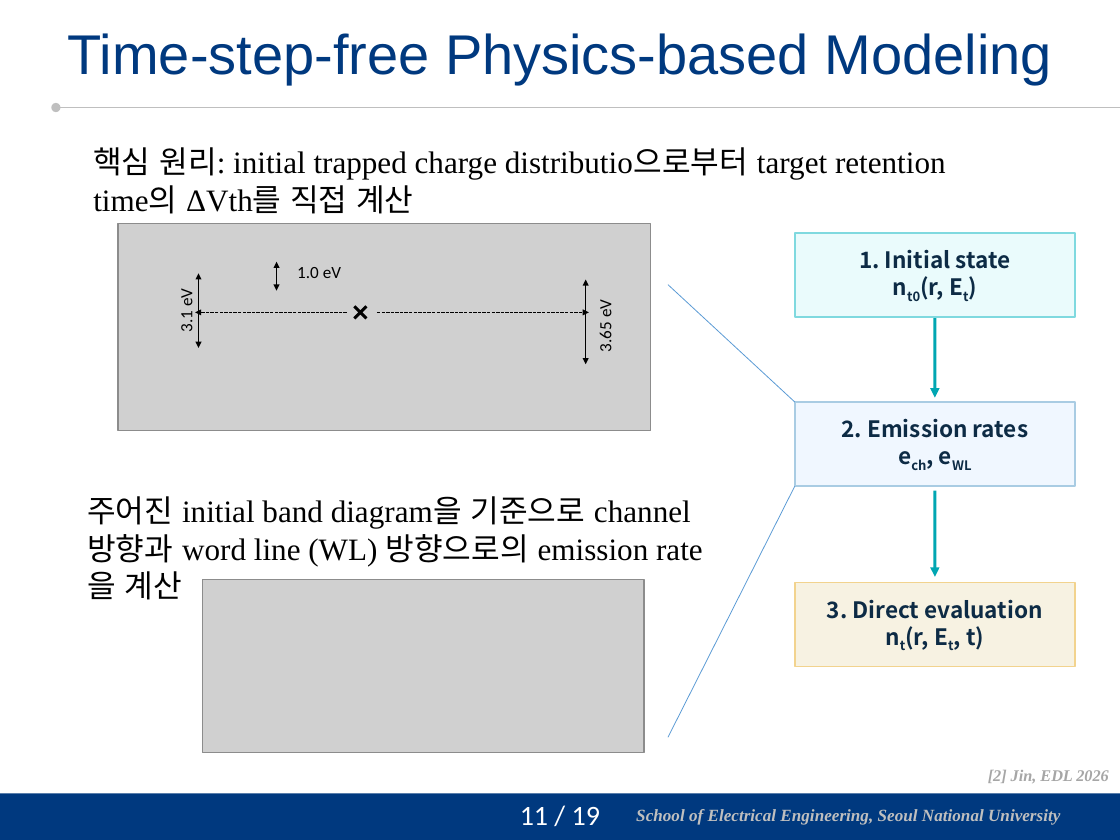
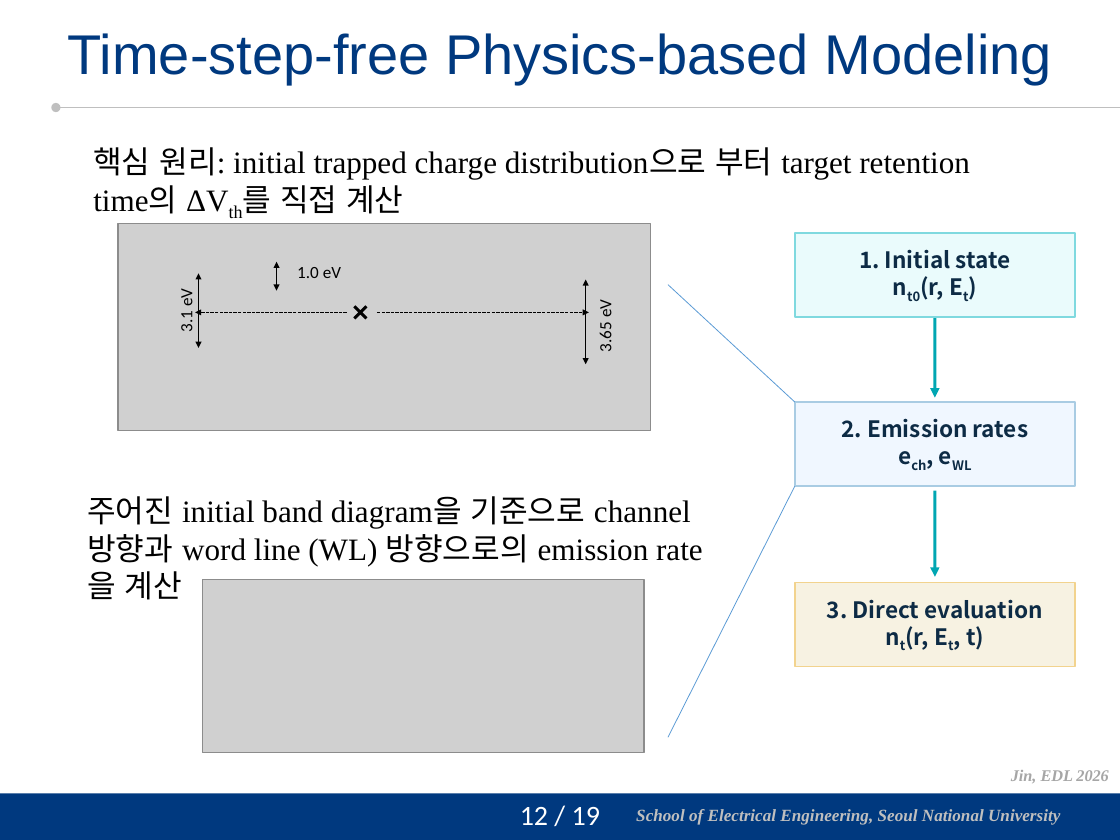
Before and after one commit to vectorcont62-dev/Graduation-SNU-MS, a slide deck: slide 13 of 진명 석사졸업 연구 정리 초안.pptx (slide 12 before the commit). Drawn at 1120x840 pixels with LibreOffice and Linux fonts; fonts in the diff are those of the drawing; grey boxes stand for pictures; background and template pictures are left out. Boxes give left, top, right and bottom in pixels: in the first picture for what was removed or moved away, otherwise in the second. Text is boxed around its words. In the diff, an @@ line names an element or a change of style, - is before the commit and + after.

```diff
--- a/진명 석사졸업 연구 정리 초안.pptx
+++ b/진명 석사졸업 연구 정리 초안.pptx
@@ text at (x1=93, y1=147, x2=970, y2=214): text changed @@
-핵심 원리: initial trapped charge distributio으로부터 target retention time의 ΔVth를 직접 계산
+핵심 원리: initial trapped charge distribution으로 부터 target retention time의 ΔVth를 직접 계산
@@ text at (x1=1011, y1=770, x2=1108, y2=783): text changed @@
-[2] Jin, EDL 2026
+Jin, EDL 2026
@@ page number at (x1=520, y1=807, x2=600, y2=825): text changed @@
-11 / 19
+12 / 19
```
Also in this commit, not shown: 17 other slides changed, 31 other files.
